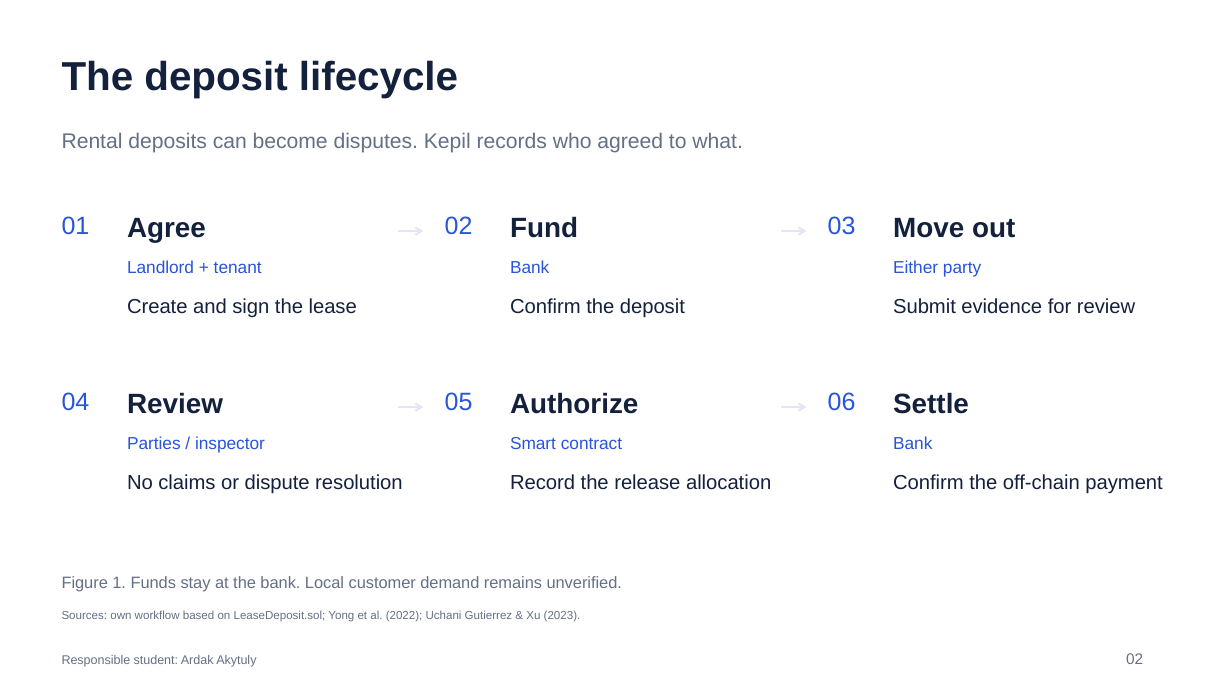
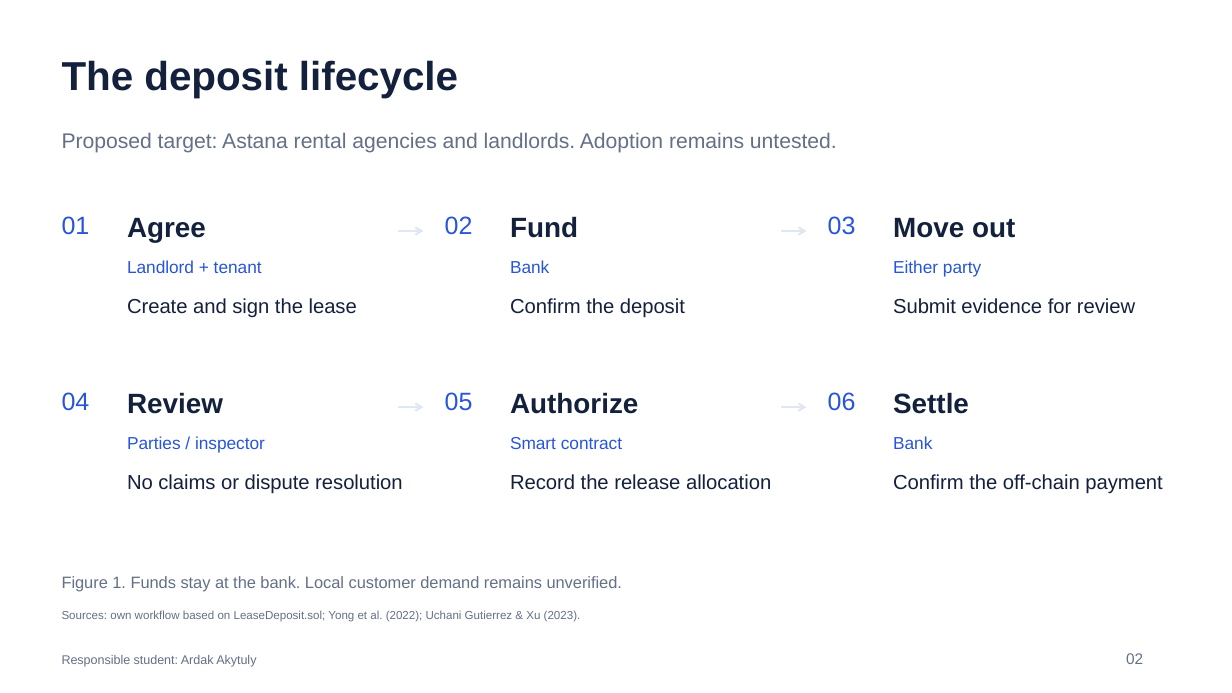
Before and after one commit to Arlan-prog/FinanceFinal, a slide deck: slide 2 of Final_Project_Presentation.pptx. Drawn at 1232x693 pixels with LibreOffice and Linux fonts; fonts in the diff are those of the drawing. Boxes give left, top, right and bottom in pixels: in the first picture for what was removed or moved away, otherwise in the second. Text is boxed around its words. In the diff, an @@ line names an element or a change of style, - is before the commit and + after.

```diff
--- a/Final_Project_Presentation.pptx
+++ b/Final_Project_Presentation.pptx
@@ text at bbox=[62, 132, 837, 153]: text changed @@
-Rental deposits can become disputes. Kepil records who agreed to what.
+Proposed target: Astana rental agencies and landlords. Adoption remains untested.
```
Also in this commit, not shown: 8 other slides changed, 7 slides added, 4 slides removed, 17 other files.
